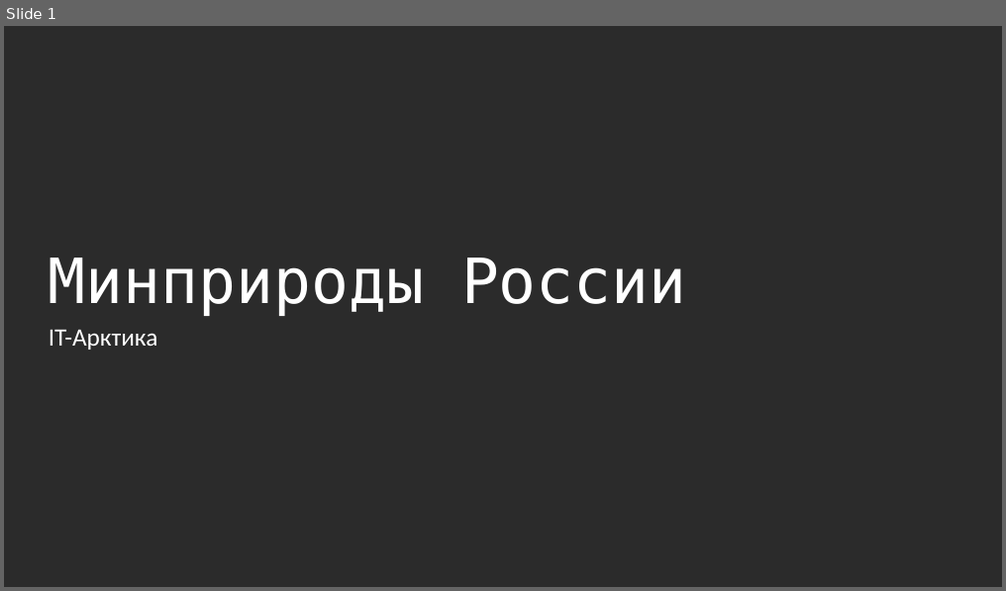
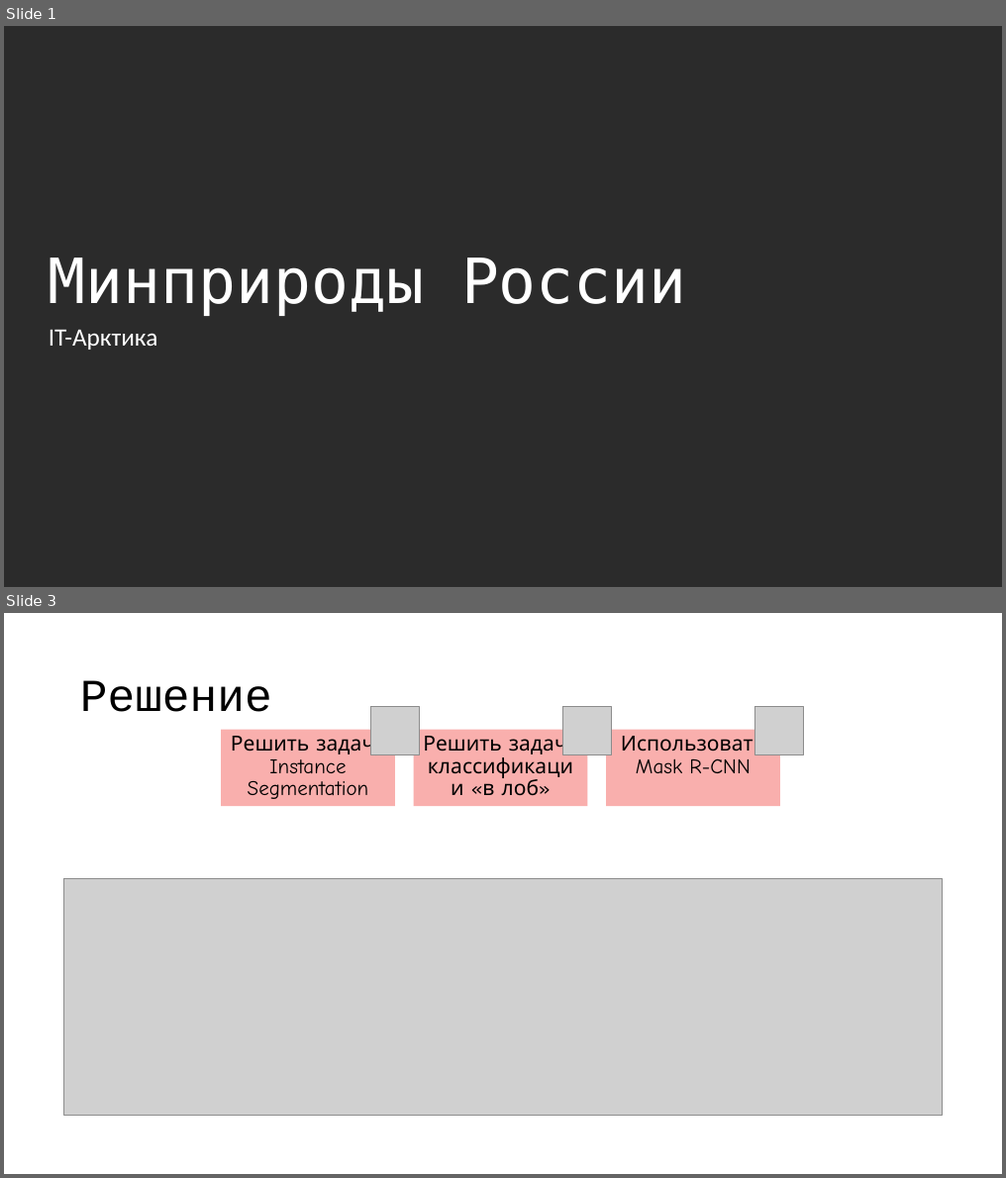
Before and after one commit to VoroncovRoman/IT_Arctic_Swans, a slide deck: Презентация для защиты.pptx. Shown one above the other, each under a label of ours: slide 1 before the commit, slides 1 and 3 after it; the slides between them are not shown. The pictures are 1006x591 and 1006x1178 pixels, drawn with LibreOffice and Linux fonts; fonts in the diff are those of the drawing; grey boxes stand for pictures; background and template pictures are left out; a plain dark background stands for a picture behind light text. Boxes give left, top, right and bottom in pixels: in the first picture for what was removed or moved away, otherwise in the second. Text is boxed around its words. In the diff, an @@ line names an element or a change of style, - is before the commit and + after.

```diff
--- a/Презентация для защиты.pptx
+++ b/Презентация для защиты.pptx
@@ slide 3 added at (x1=4, y1=613, x2=1002, y2=1174), background #FFFFFF @@
@@ title added at (x1=80, y1=680, x2=272, y2=712), 44 pt, text #000000 @@
+Решение
@@ rectangle added at (x1=221, y1=730, x2=395, y2=806), fill #F9AFAD, 20 pt, text #000000 @@
+Решить задачу Instance Segmentation
@@ picture added at (x1=371, y1=707, x2=419, y2=755) @@
@@ rectangle added at (x1=414, y1=730, x2=587, y2=806), fill #F9AFAD, 20 pt, text #000000 @@
+Решить задачу классификации «в лоб»
@@ picture added at (x1=563, y1=707, x2=611, y2=755) @@
@@ rectangle added at (x1=607, y1=730, x2=780, y2=806), fill #F9AFAD, 20 pt, text #000000 @@
+Использовать Mask R-CNN
@@ picture added at (x1=755, y1=707, x2=804, y2=755) @@
@@ picture added at (x1=63, y1=878, x2=943, y2=1115) @@
```
Also in this commit, not shown: 5 slides changed, 3 other slides added, 1 slide removed.
